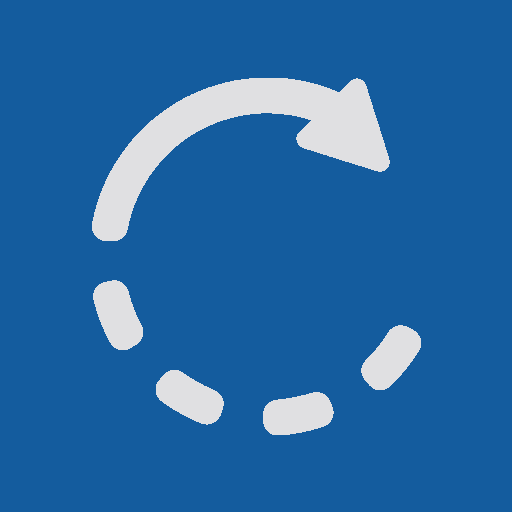
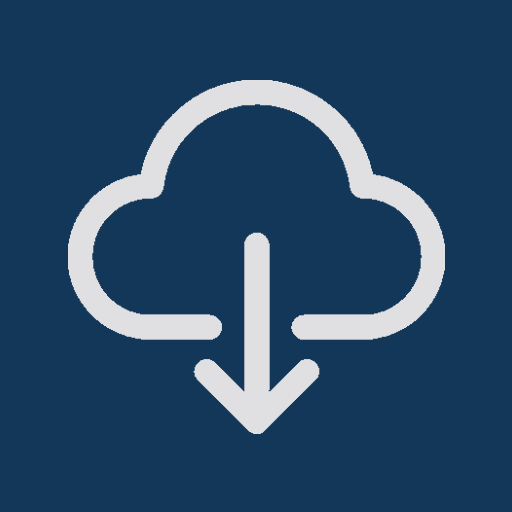
The second 512×512 image is a revision of the first. Changes to its layers:
added layer "download" above "refresh" over [68, 80, 445, 434]
hid "refresh" over [92, 78, 421, 435]
